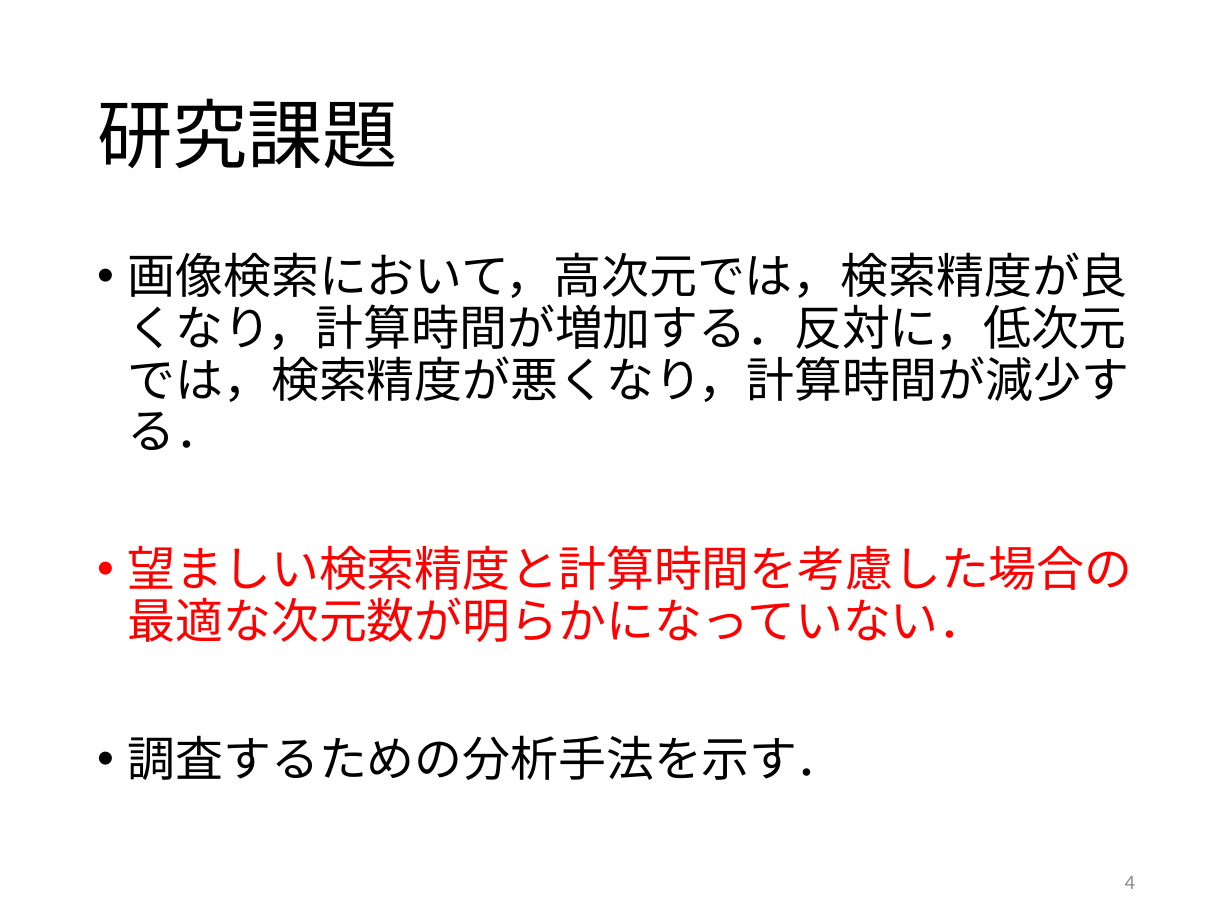
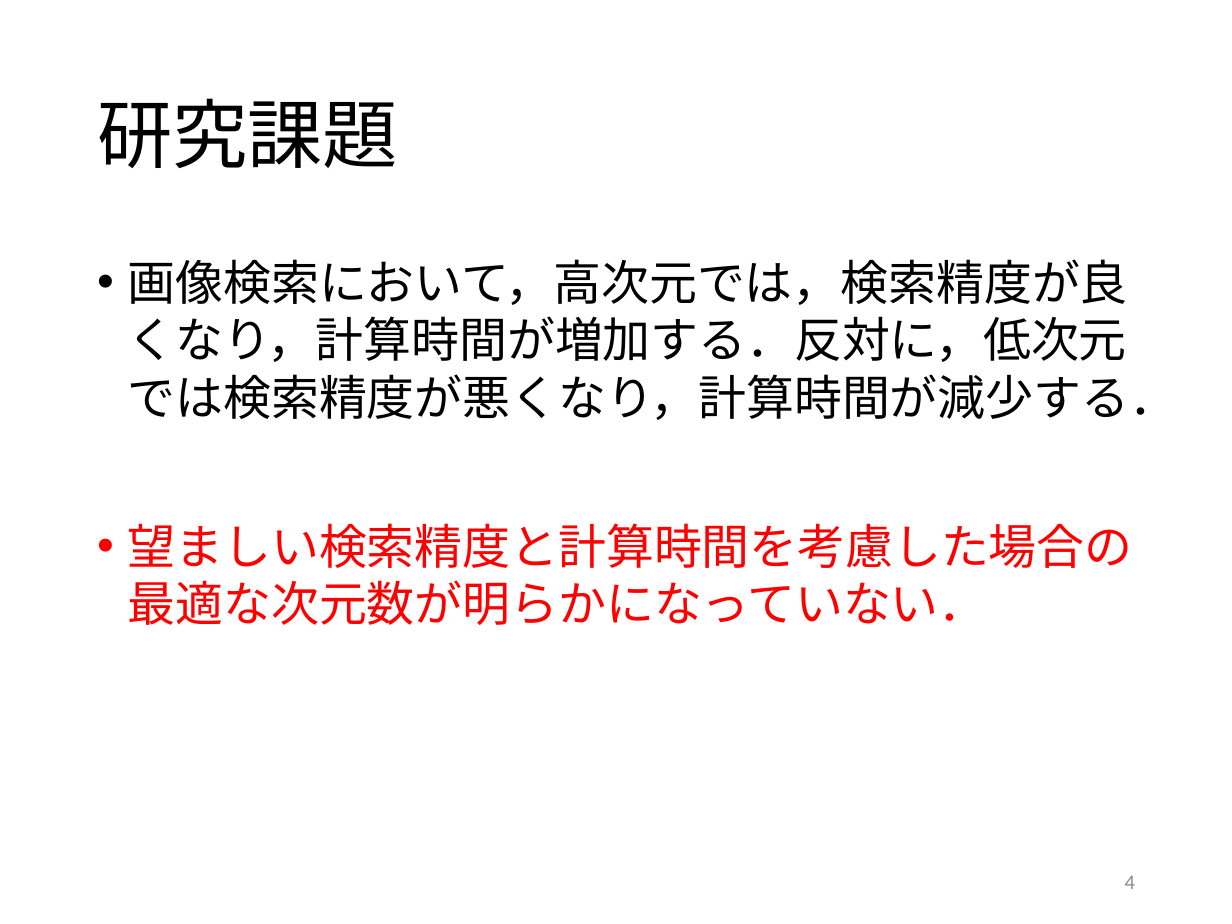
Before and after one commit to kait-takanolab/1821005-yoshioka-thesis, a slide deck: slide 4 of 卒研発表/卒論発表0119.pptx. Drawn at 1232x924 pixels with LibreOffice and Linux fonts; fonts in the diff are those of the drawing. Boxes give left, top, right and bottom in pixels: in the first picture for what was removed or moved away, otherwise in the second. Text is boxed around its words. In the diff, an @@ line names an element or a change of style, - is before the commit and + after.

```diff
--- a/卒研発表/卒論発表0119.pptx
+++ b/卒研発表/卒論発表0119.pptx
@@ text at [128,259,1177,420]: text changed @@
-• 画像検索において，高次元では，検索精度が良くなり，計算時間が増加する．反対に，低次元では，検索精度が悪くなり，計算時間が減少する．
+• 画像検索において，高次元では，検索精度が良くなり，計算時間が増加する．反対に，低次元では検索精度が悪くなり，計算時間が減少する．
@@ text at [128,523,1133,625]: line spacing 0.9 to 1 @@
@@ text at [128,735,844,780]: paragraph removed @@
-• 調査するための分析手法を示す．
```
Also in this commit, not shown: 7 other slides changed, 1 slide added.
